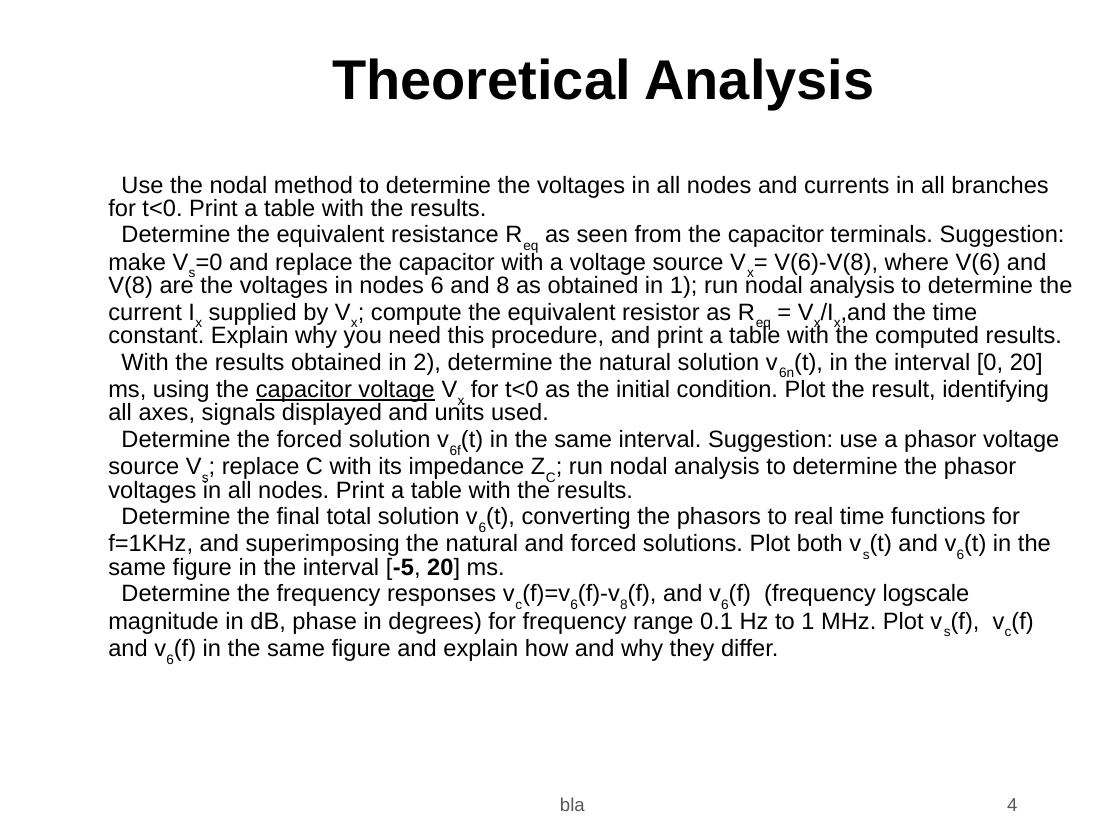
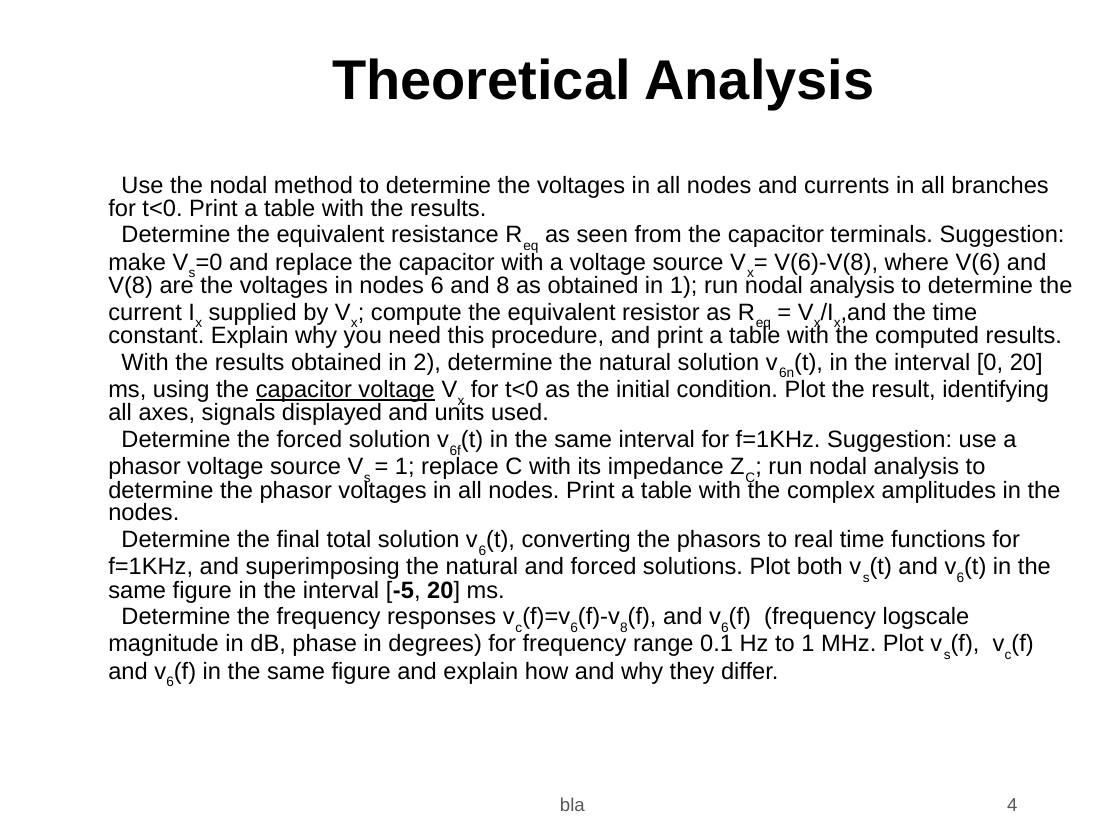
Before and after one commit to TomasTNunes/ist-tcfe, a slide deck: slide 4 of t2/t2.odp. Drawn at 1120x840 pixels with LibreOffice and Linux fonts; fonts in the diff are those of the drawing; background and template pictures are left out. Boxes give left, top, right and bottom in pixels: in the first picture for what was removed or moved away, otherwise in the second. Text is boxed around its words. In the diff, an @@ line names an element or a change of style, - is before the commit and + after.

```diff
--- a/t2/t2.odp
+++ b/t2/t2.odp
@@ text at bbox=[108, 430, 1061, 521]: text changed @@
-4) Determine the forced solution v6f(t) in the same interval. Suggestion: use a phasor voltage source Vs; replace C with its impedance ZC; run nodal analysis to determine the phasor voltages in all nodes. Print a table with the results.
+4) Determine the forced solution v6f(t) in the same interval for f=1KHz. Suggestion: use a phasor voltage source Vs = 1; replace C with its impedance ZC; run nodal analysis to determine the phasor voltages in all nodes. Print a table with the complex amplitudes in the nodes.
```
Also in this commit, not shown: 1 other slide changed, 16 other files.
